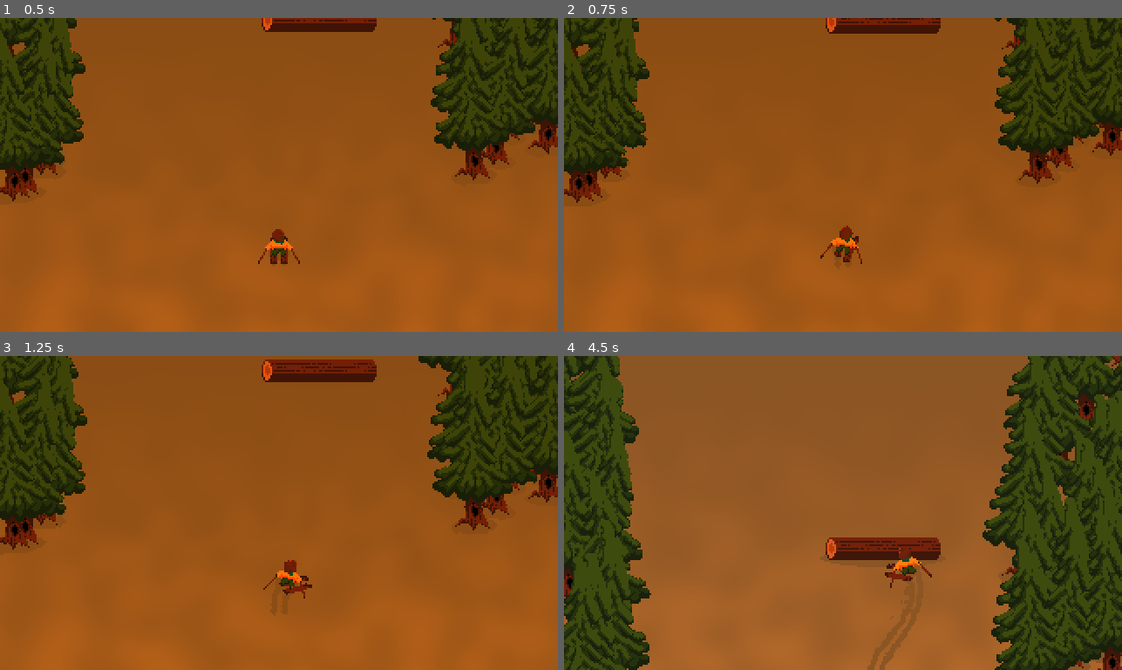
Above: before the commit, frames 1-4 (two rows, left to right).
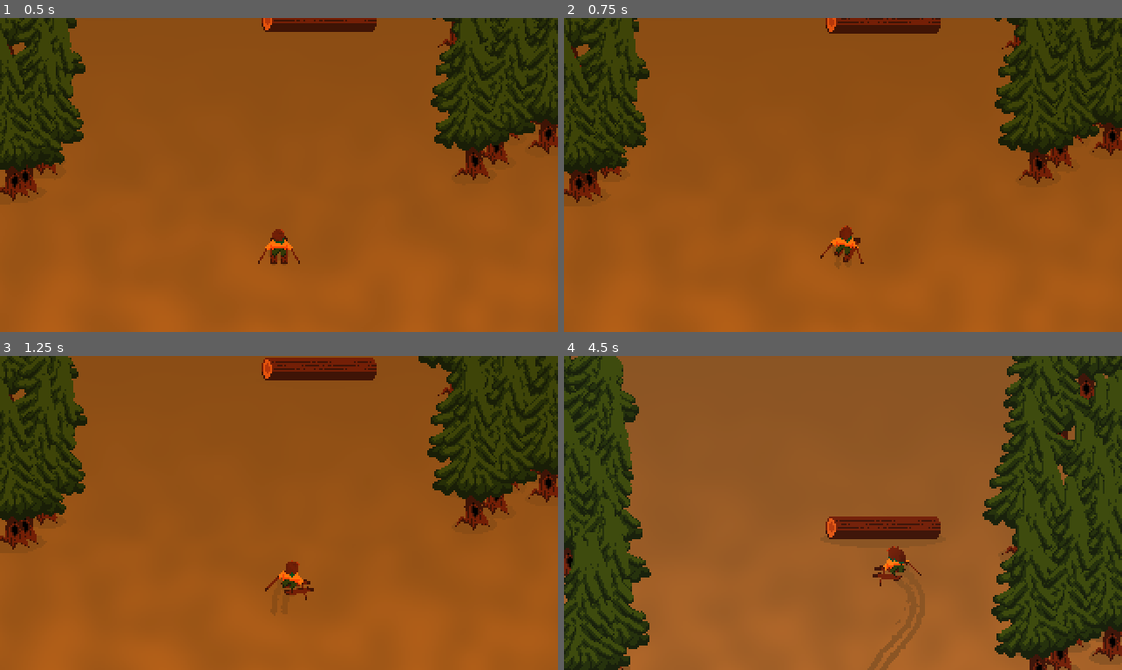
Above: after the commit, the same moments.

Repository: nemene21/Skiing-Game
Game: Godot game, scene res://scenes/game/game.tscn
Same seed, same stepped clock (60 frames per second), same inputs: the game is played once before the commit and once after it.
Inputs:
- Up to frame 1 (0.5 s): no input
- Up to frame 2 (0.75 s): hold D (right) from 0.53 s (still down)
- Up to frame 3 (1.25 s): keep holding D (right)
- Up to frame 4 (4.5 s): release D (right) at 1.28 s; hold A (left) 1.28-2.03 s; hold D (right) 2.03-2.78 s; hold W (up) 2.78-3.53 s; hold A (left) from 3.53 s (still down)

Frame 1 is identical in both runs. In frame 2, less than 0.1% of the frame differs, in the area x 48-80%, y 14-79%; in frame 3, 1.5%; in frame 4, 24%, in the area x 0-100%, y 0-100%.

Commit message:
more player control

Diff:
--- a/scenes/player/player.gd
+++ b/scenes/player/player.gd
@@ -81,7 +81,7 @@
 	horizontal_vel = Utils.dlerp(horizontal_vel, -jump_height, 6.0)
 
 	# Steering
-	direction += steering * delta * 5.0
+	direction += steering * delta * 6.0
 	direction = Utils.dlerp(direction, clamp(direction, -PI*.75, -PI*.25), 12.0)
 
 	if grounded:
@@ -89,7 +89,7 @@
 		velocitycomp.vel = Utils.dlerp(
 			velocitycomp.vel,
 			velocitycomp.vel.length() * Vector2.RIGHT.rotated(direction),
-			4.0
+			5.0
 		)
 
 	# Jump
--- a/scenes/player/player.tscn
+++ b/scenes/player/player.tscn
@@ -181,7 +181,7 @@
 scale_curve = SubResource("CurveTexture_3wp46")
 
 [sub_resource type="CircleShape2D" id="CircleShape2D_b3btb"]
-radius = 7.0
+radius = 5.0
 
 [sub_resource type="Curve" id="Curve_aia68"]
 _data = [Vector2(0, 0), 0.0, 0.0, 0, 0, Vector2(0.14, 1), 0.0, 0.0, 0, 0, Vector2(1, 0), 0.0, 0.0, 0, 0]
